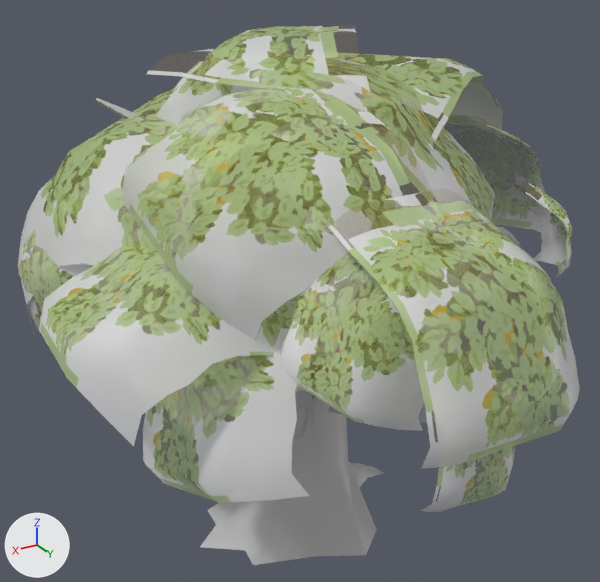
An edit to the FBX model Assets/Meshes & Prefabs/SM_Tree_04.fbx, drawn before and after from the same camera.
Both versions are drawn from a camera (50 mm lens) standing at (24.6, 40.3, 32.3) and looking at (-0.5, -1.6, 11.3). The lights are fixed; the arrows at lower left show +X, +Y and +Z. Where no turn or scale is listed for an object, it has been applied to the vertices. Vertices at the same position are counted once.

In view in the first picture: 'SM_Tree_04'.
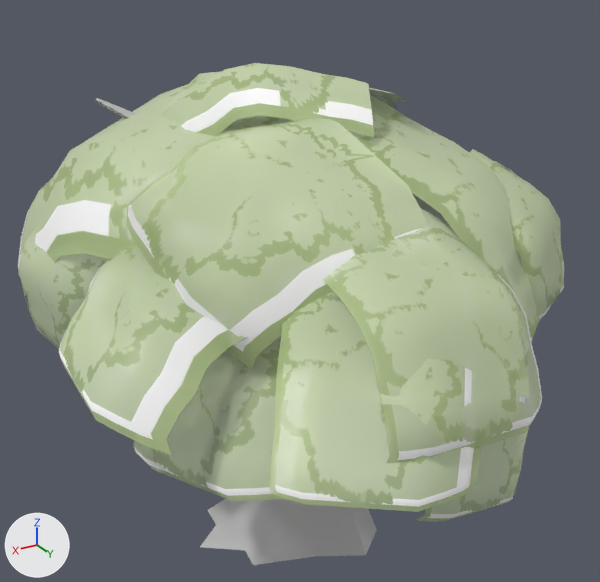
Commit message: tree meshes have more bush (hopefully fine now)

What differs and where, as boxes (x1, y1, x2, y2) in the pictures (600 x 582 px; the box of a moved part takes in the faces that stretch with it):
'SM_Tree_04', surface changed, reshaped (7% shorter)
    before: (18, 26, 580, 565)
    after: (18, 63, 564, 565)
part 1 of me_mesh, moved or reshaped
    before: (236, 52, 503, 146)
    after: (369, 88, 408, 109)
part 2 of me_mesh, moved or reshaped
    before: (122, 83, 443, 340)
    after: (126, 118, 428, 370)
part 3 of me_mesh, moved or reshaped
    before: (39, 239, 344, 446)
    after: (59, 248, 247, 456)
part 4 of me_mesh, moved or reshaped
    before: (146, 49, 495, 278)
    after: (290, 96, 540, 341)
part 5 of me_mesh, moved or reshaped
    before: (322, 192, 580, 469)
    after: (323, 209, 542, 463)
part 6 of me_mesh, moved or reshaped
    before: (172, 61, 234, 113)
    after: (189, 72, 221, 84)
part 7 of me_mesh, moved or reshaped
    before: (506, 183, 573, 277)
    after: (469, 149, 564, 319)
part 8 of me_mesh, moved or reshaped (not visible afterwards)
    before: (171, 142, 388, 222)
part 9 of me_mesh, moved or reshaped
    before: (155, 26, 371, 178)
    after: (160, 63, 374, 137)
part 10 of me_mesh, moved or reshaped
    before: (428, 114, 550, 232)
    after: (412, 161, 521, 231)
part 11 of me_mesh, moved or reshaped (not visible afterwards)
    before: (428, 224, 560, 392)
part 12 of me_mesh, moved or reshaped
    before: (280, 214, 499, 431)
    after: (269, 263, 481, 512)
part 13 of me_mesh, moved or reshaped
    before: (143, 269, 364, 503)
    after: (133, 336, 283, 501)
part 14 of me_mesh, moved or reshaped
    before: (421, 348, 520, 512)
    after: (417, 428, 529, 522)
part 15 of me_mesh, surface changed
    before: (18, 82, 468, 434)
    after: (18, 83, 291, 349)

The change, as a diff of the scene's bpy script:
```diff
--- a/Assets/Meshes & Prefabs/SM_Tree_04.fbx.py
+++ b/Assets/Meshes & Prefabs/SM_Tree_04.fbx.py
@@ mat_m_leads_02 @@
 n2 = _N.new('ShaderNodeTexImage'); n2.name = 'Image Texture'
-n2.image = img_leafs_v02_png
+n2.image = img_t_leafs_02_d_png
 n3 = _N.new('ShaderNodeTexImage'); n3.name = 'Image Texture.001'
-n3.image = img_leafs_v02_png
+n3.image = img_t_leafs_02_d_png
 _L.new(n2.outputs[0], n0.inputs[0])  # 'Color' to 'Base Color'
@@ me_mesh @@
-me_mesh.from_pydata(...)  # 3714 vertices, 3112 faces; spans x -18.7..18.7, y -20.1..22.2, z -16.0..16.0
+me_mesh.from_pydata(...)  # 3714 vertices, 3112 faces; spans x -17.4..17.8, y -20.1..20.3, z -16.0..14.4
+# me_mesh part 1: the loose piece of 121 vertices spanning x -18.7..6.8, y -15.4..8.1, z 3.5..13.6 is multiplied about its middle by the matrix ((0.902, -0.406, -0.144), (0.314, 0.849, -0.424), (0.295, 0.337, 0.894)), then moved by (3.8, -2.6, -2.4)
+# me_mesh part 2: the loose piece of 121 vertices spanning x 0.7..14.0, y 2.6..13.5, z 3.6..14.0 is moved by (0.0, 0.0, -1.9)
+# me_mesh part 3: the loose piece of 121 vertices spanning x 6.1..18.7, y 1.1..12.5, z 0.3..6.7 is turned 30 degrees about the y axis through its middle
+# me_mesh part 4: the loose piece of 121 vertices spanning x -9.8..11.6, y -11.9..13.3, z 1.1..15.0 is multiplied about its middle by the matrix ((0.898, 0.12, -0.208), (-0.062, 0.894, 0.248), (0.232, -0.225, 0.872)), then moved by (-4.0, 3.5, -3.8)
+# me_mesh part 5: the loose piece of 121 vertices spanning x -2.4..8.9, y 11.0..22.2, z 0.5..9.9 is moved by (0.0, -2.0, -1.5)
+# me_mesh part 6: the loose piece of 121 vertices spanning x -3.2..6.1, y -13.1..-3.3, z 7.2..13.7 is moved by (0.0, 0.0, -0.8)
+# me_mesh part 7: the loose piece of 121 vertices spanning x -16.6..-11.7, y 1.3..8.2, z -0.3..6.0 is multiplied about its middle by the matrix ((1.745, 0.472, 0.341), (-0.46, 1.778, -0.107), (-0.357, 0.016, 1.805)), then moved by (4.2, 0.0, 0.0)
+# me_mesh part 8: the loose piece of 121 vertices spanning x -10.3..7.6, y -12.8..2.7, z -1.2..8.8 is multiplied about its middle by the matrix ((1.0, 0.0, 0.0), (0.0, 0.966, -0.285), (0.0, 0.259, 1.062)), then moved by (-2.5, 0.0, -1.6)
+# me_mesh part 9: the loose piece of 121 vertices spanning x -4.4..9.4, y -8.5..7.2, z 8.1..16.0 is turned -15 degrees about the y axis through its middle, then moved by (0.0, 0.0, -1.9)
+# me_mesh part 10: the loose piece of 121 vertices spanning x -17.6..-6.8, y -5.4..4.3, z -0.3..10.3 is turned 15 degrees about the y axis through its middle and scaled by 1.33, then moved by (2.5, 0.0, -2.9)
+# me_mesh part 11: the loose piece of 121 vertices spanning x -6.4..1.9, y 6.2..18.4, z -1.8..8.2 is moved by (0.4, -1.4, -1.9)
+# me_mesh part 12: the loose piece of 121 vertices spanning x 1.9..10.0, y 11.3..19.0, z 1.2..9.2 is multiplied about its middle by the matrix ((1.003, -0.806, 0.084), (0.811, 0.996, -0.125), (0.013, 0.15, 1.281)), then moved by (0.3, 0.2, -3.0)
+# me_mesh part 13: the loose piece of 121 vertices spanning x 4.0..14.8, y 1.2..15.4, z -6.3..6.4 is multiplied about its middle by the matrix ((0.933, -0.241, -0.065), (0.25, 0.901, 0.241), (0.0, -0.25, 0.933))
+# me_mesh part 14: the loose piece of 121 vertices spanning x -0.9..6.3, y 13.8..19.4, z -4.3..3.4 is scaled about its middle by 1.13
+# me_mesh part 15: texture (UV) coordinates of 2900 of 3112 faces, centred in x -18.2..18.4, y -19.9..22.0, z -5.5..16.0, changed; they spanned u 0.22..0.78, v 0.08..0.73 and now span u 0.14..0.79, v 0.05..0.81
 me_mesh.materials.append(mat_m_leads_02)
```
